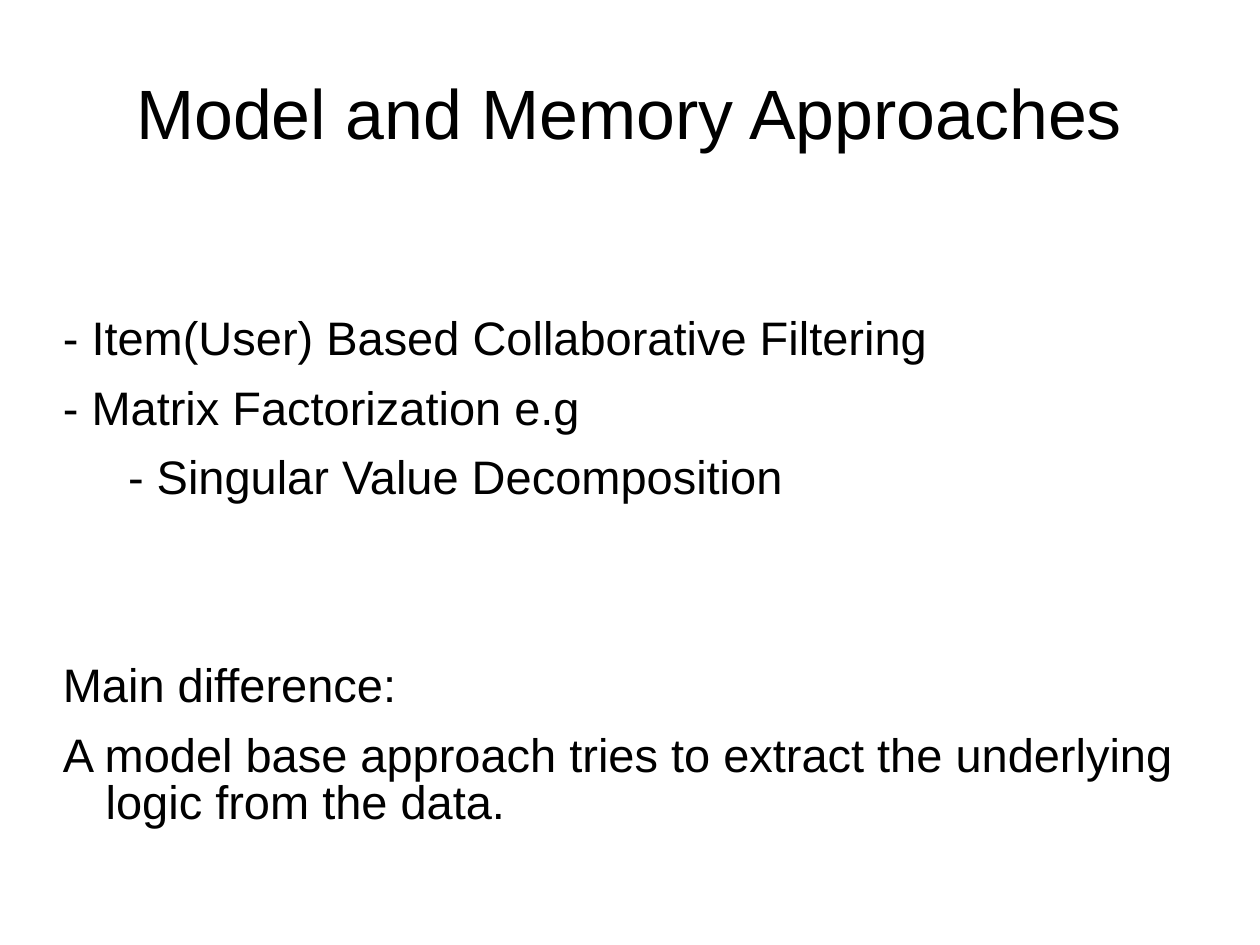
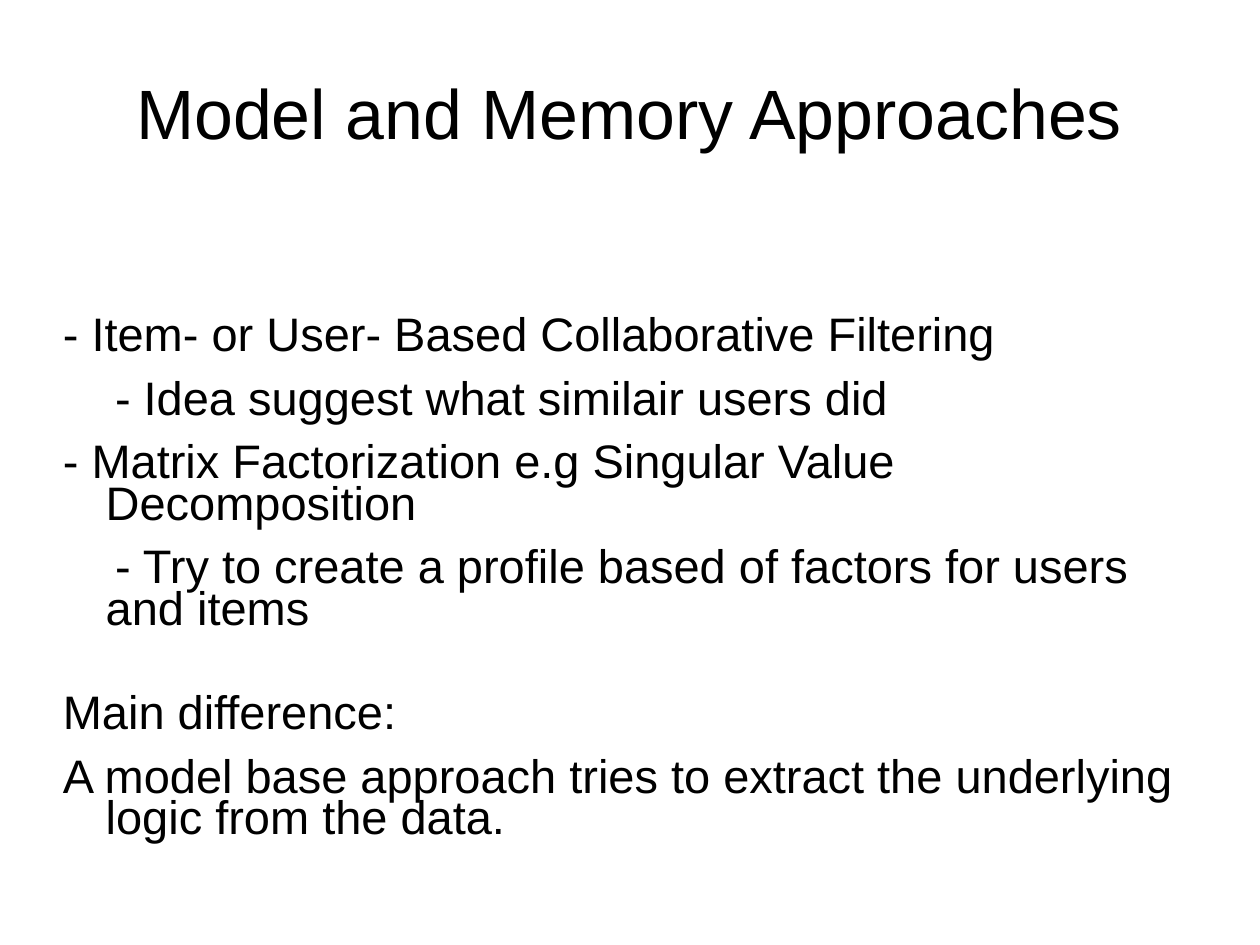
Before and after one commit to ManuelB/facebook-recommender-demo, a slide deck: slide 22 of docs/Talk-BedCon-Berlin-2012.odp (slide 19 before the commit). Drawn at 1260x945 pixels with LibreOffice and Linux fonts; fonts in the diff are those of the drawing; background and template pictures are left out. Boxes give left, top, right and bottom in pixels: in the first picture for what was removed or moved away, otherwise in the second. Text is boxed around its words. In the diff, an @@ line names an element or a change of style, - is before the commit and + after.

```diff
--- a/docs/Talk-BedCon-Berlin-2012.odp
+++ b/docs/Talk-BedCon-Berlin-2012.odp
@@ text at (92,317,1128,626): text changed @@
-- Item(User) Based Collaborative Filtering
-- Matrix Factorization e.g
-- Singular Value Decomposition
+- Item- or User- Based Collaborative Filtering
+- Idea suggest what similair users did
+- Matrix Factorization e.g Singular Value Decomposition
+- Try to create a profile based of factors for users and items
@@ text at (63,695,1173,843): line spacing 0.83 to 0.73 @@
```
Also in this commit, not shown: 8 other slides changed, 11 slides added, 2 slides removed, 7 other files.
